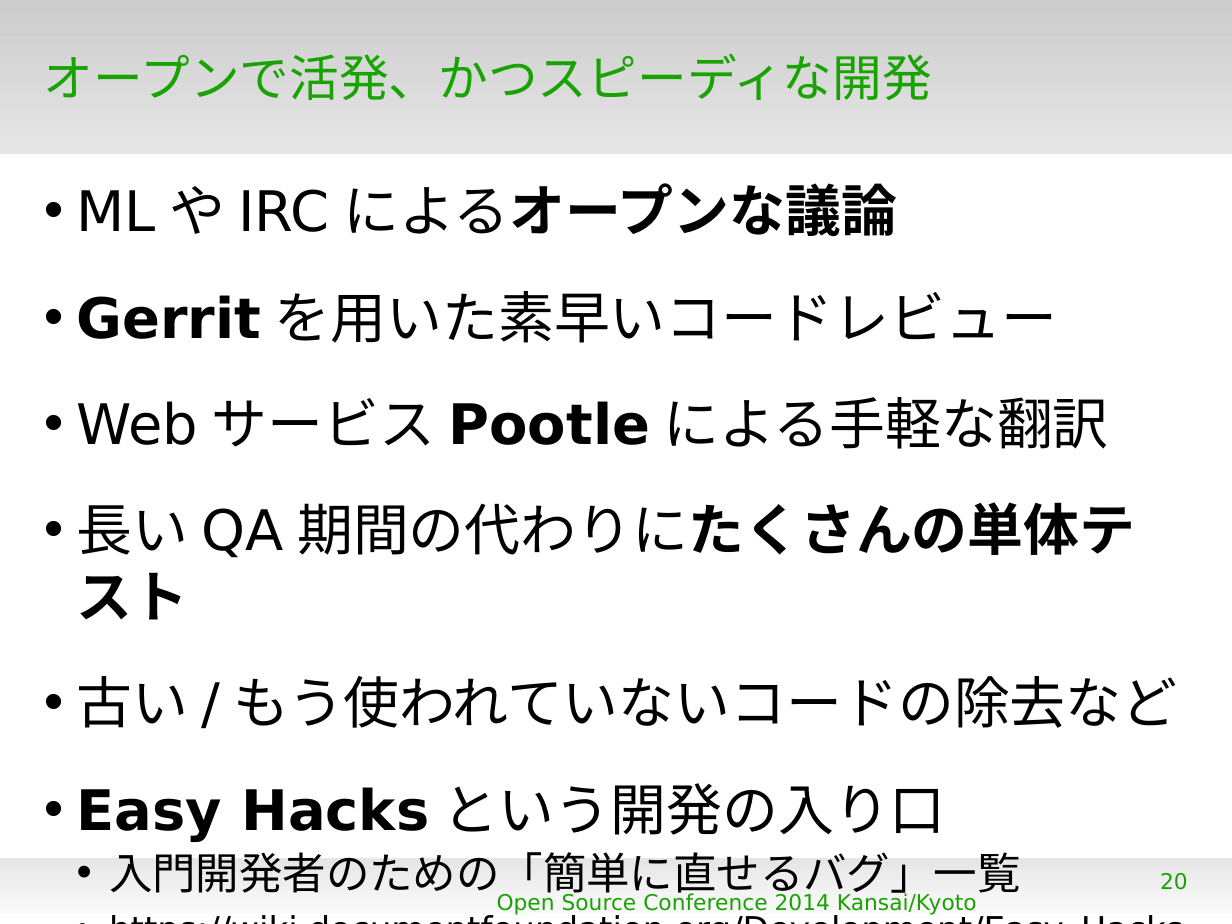
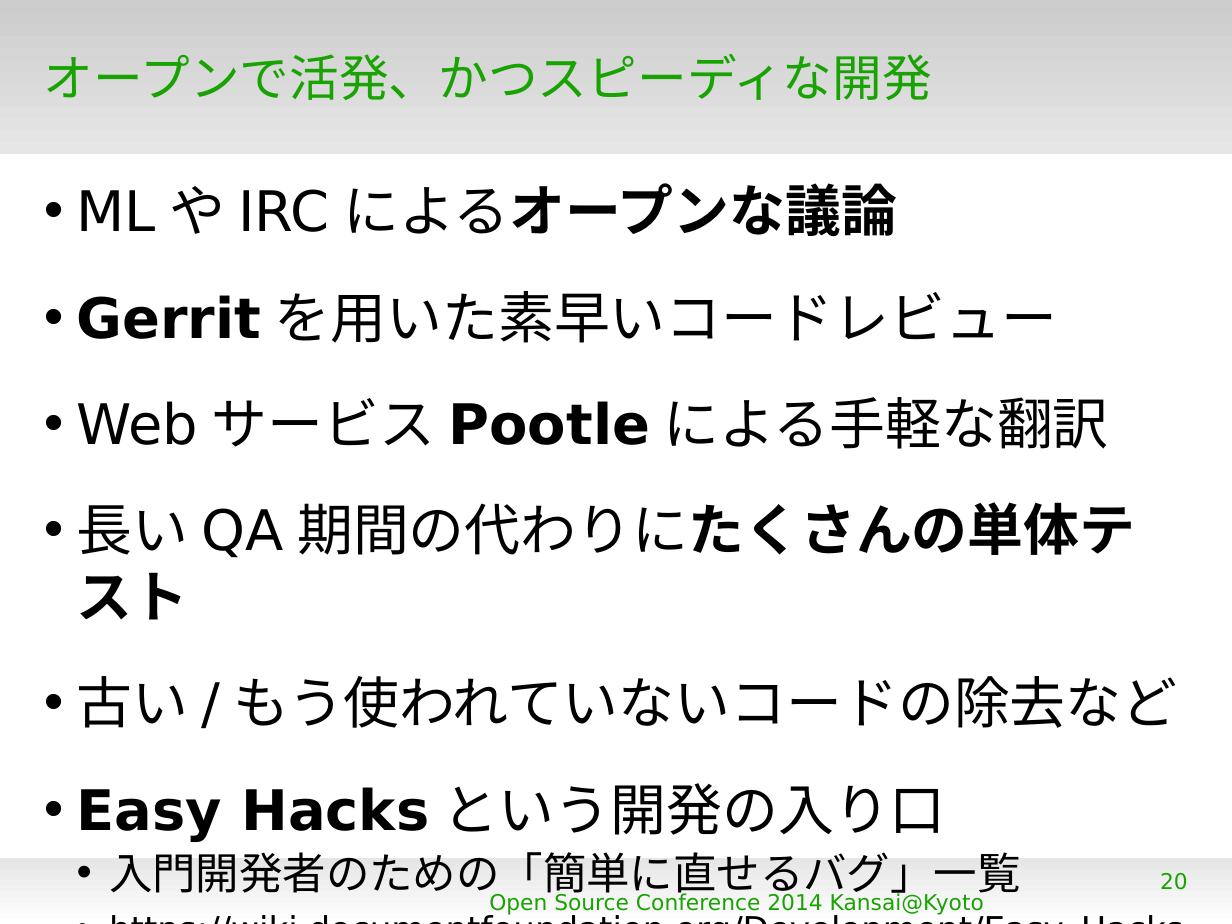
Before and after one commit to gitter-badger/KantoLibreOffice, a slide deck: slide 20 of others/OSC2014Kansai.odp. Drawn at 1232x924 pixels with LibreOffice and Linux fonts; fonts in the diff are those of the drawing; background and template pictures are left out. Boxes give left, top, right and bottom in pixels: in the first picture for what was removed or moved away, otherwise in the second. Text is boxed around its words. In the diff, an @@ line names an element or a change of style, - is before the commit and + after.

```diff
--- a/others/OSC2014Kansai.odp
+++ b/others/OSC2014Kansai.odp
@@ text at box(489, 892, 984, 915): text changed @@
-Open Source Conference 2014 Kansai/Kyoto
+Open Source Conference 2014 Kansai@Kyoto
```
Also in this commit, not shown: 39 other slides changed.
